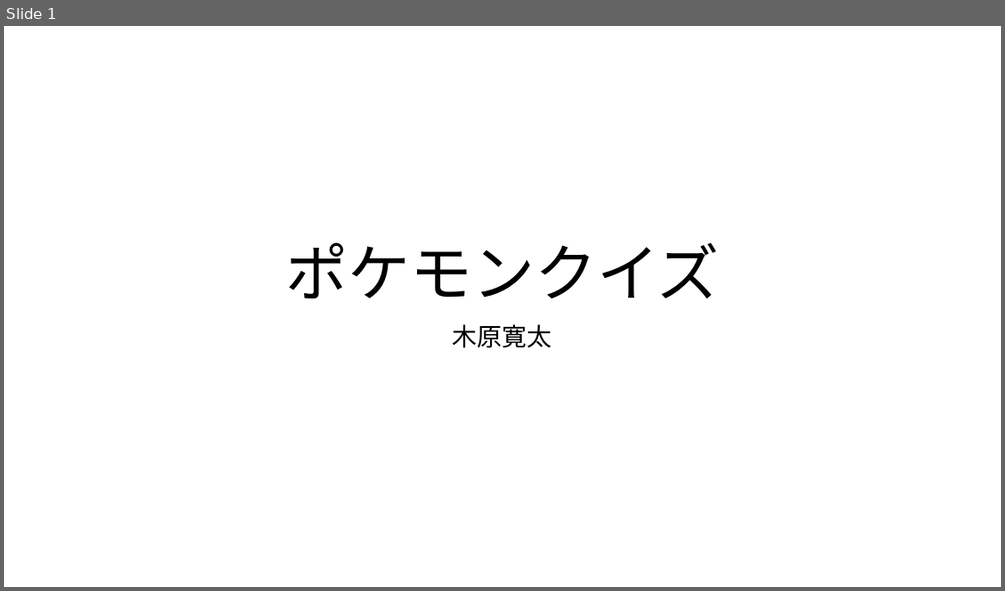
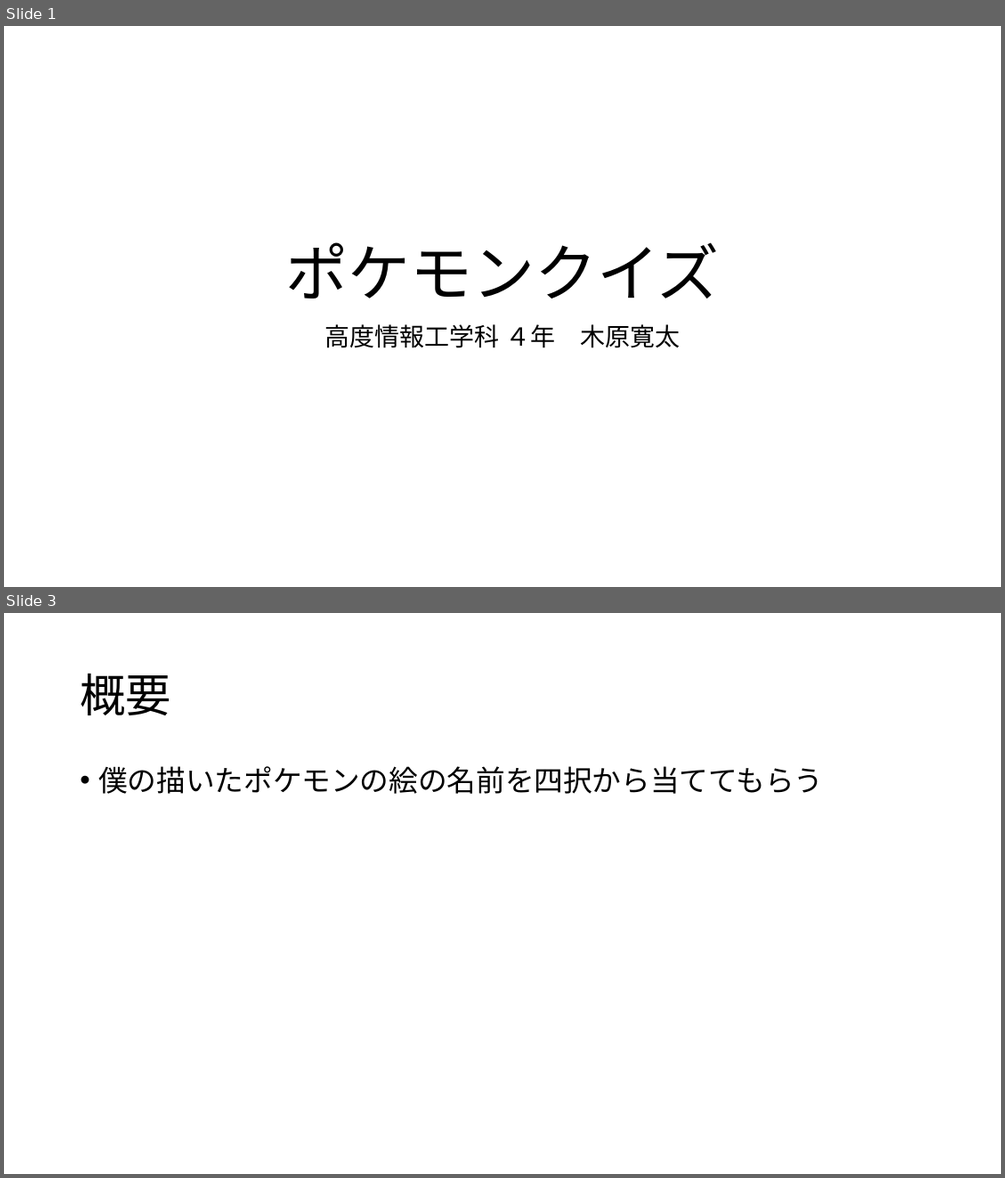
Before and after one commit to kantaaaaaa/Pokemon_Quiz, a slide deck: ポケモンクイズ_木原寛太.pptx. Shown one above the other, each under a label of ours: slide 1 before the commit, slides 1 and 3 after it; the slides between them are not shown. The pictures are 1005x591 and 1005x1178 pixels, drawn with LibreOffice and Linux fonts; fonts in the diff are those of the drawing. Boxes give left, top, right and bottom in pixels: in the first picture for what was removed or moved away, otherwise in the second. Text is boxed around its words. In the diff, an @@ line names an element or a change of style, - is before the commit and + after.

```diff
--- a/ポケモンクイズ_木原寛太.pptx
+++ b/ポケモンクイズ_木原寛太.pptx
@@ slide 3 added at (4,613,1001,1174), background #FFFFFF @@
@@ title added at (80,674,171,715), 44 pt, text #000000 @@
+概要
@@ text added at (98,766,823,794), 28 pt, text #000000 @@
+• 僕の描いたポケモンの絵の名前を四択から当ててもらう
@@ slide 1 changed as well @@
@@ subtitle at (325,324,680,348): text changed @@
-木原寛太
+高度情報工学科 ４年 木原寛太
```
Also in this commit, not shown: 1 other slide added, 1 slide removed, 1 other file.
